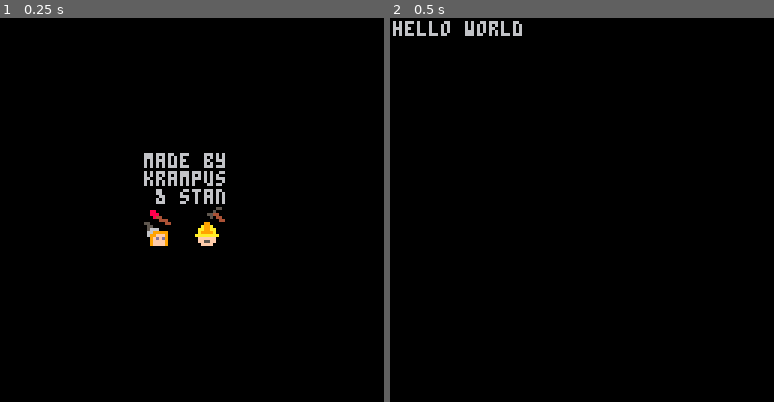
Above: before the commit, frames 1-2 (left to right).
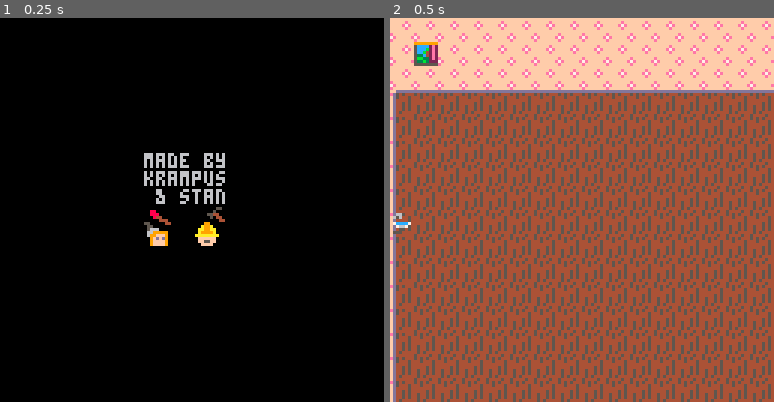
Above: after the commit, the same moments.

Repository: StanTheCarpenter/handle-with-care
Game: PICO-8 cartridge handlewithcare.p8
Same seed, same stepped clock (60 frames per second), same inputs: the game is played once before the commit and once after it.
Inputs:
- Up to frame 1 (0.25 s): no input
- Up to frame 2 (0.5 s): tap X (X key) at 0.33 s

Frame 1 is identical in both runs. In frame 2, 100% of the frame differs, in the area x 0-100%, y 0-100%.

Commit message:
Update handlewithcare.p8
draw map & item logic

Diff:
--- a/handlewithcare.p8
+++ b/handlewithcare.p8
@@ -85,8 +85,26 @@
 
 function game.draw()
 	cls()
-	print("hello world",1,1)
+	map(0,0)
+	for k,v in pairs(items) do
+		spr(v.img,v.x,v.y)
+	end
 end
+-->8
+--items
+
+items = {}
+
+items[1] = {
+	img = 33,
+	x = 1,
+	y = 8*8,
+	act = function() water+=1 end
+	}
+-->8
+--player
+player = {}
+player.water = 0
 __gfx__
 0000000099999999ffffffffddddddddffddddddfd44444454444544776666770000000000000000000000000000000000000000000000000000000000000000
 000000005cccc2e2fffffeff54545444ed545444ed54544454545444766666670000000000000000000000000000000000000000000000000000000000000000
@@ -134,14 +152,23 @@
 00000ff55ff0000000000000000000000000000000000000000009ffff9000000000000000000000000000000000000000000000000000000000000000000000
 000000ffff00000000000000000000000000000000000000000009ffff9000000000000000000000000000000000000000000000000000000000000000000000
 __map__
-0000000202020202020000000000000000000000000000000000000000000000000000000000000000000000000000000000000000000000000000000000000000000000000000000000000000000000000000000000000000000000000000000000000000000000000000000000000000000000000000000000000000000000
-0000000201020202020010001100120013003033373b00000000000000000000000000000000000000000000000000000000000000000000000000000000000000000000000000000000000000000000000000000000000000000000000000000000000000000000000000000000000000000000000000000000000000000000
-0000000202020202020000000000000000003134383c00000000000000000000000000000000000000000000000000000000000000000000000000000000000000000000000000000000000000000000000000000000000000000000000000000000000000000000000000000000000000000000000000000000000000000000
-0000000403030307030014001500160017003235390000000000000000000000000000000000000000000000000000000000000000000000000000000000000000000000000000000000000000000000000000000000000000000000000000000000000000000000000000000000000000000000000000000000000000000000
-00000005060606060600200021002200230000363a0000000000000000000000000000000000000000000000000000000000000000000000000000000000000000000000000000000000000000000000000000000000000000000000000000000000000000000000000000000000000000000000000000000000000000000000
-0000000506060606060000000000000000000000000000000000000000000000000000000000000000000000000000000000000000000000000000000000000000000000000000000000000000000000000000000000000000000000000000000000000000000000000000000000000000000000000000000000000000000000
-0000000506060606060024002500260027000000000000000000000000000000000000000000000000000000000000000000000000000000000000000000000000000000000000000000000000000000000000000000000000000000000000000000000000000000000000000000000000000000000000000000000000000000
-0000000506060606060000000000000000000000000000000000000000000000000000000000000000000000000000000000000000000000000000000000000000000000000000000000000000000000000000000000000000000000000000000000000000000000000000000000000000000000000000000000000000000000
+0202020202020202020202020202020200000000000000000000000000000000000000000000000000000000000000000000000000000000000000000000000000000000000000000000000000000000000000000000000000000000000000000000000000000000000000000000000000000000000000000000000000000000
+0201020202020202020202020202020213003033373b00000000000000000000000000000000000000000000000000000000000000000000000000000000000000000000000000000000000000000000000000000000000000000000000000000000000000000000000000000000000000000000000000000000000000000000
+0202020202020202020202020202020200003134383c00000000000000000000000000000000000000000000000000000000000000000000000000000000000000000000000000000000000000000000000000000000000000000000000000000000000000000000000000000000000000000000000000000000000000000000
+0403030303030303030303030303030317003235390000000000000000000000000000000000000000000000000000000000000000000000000000000000000000000000000000000000000000000000000000000000000000000000000000000000000000000000000000000000000000000000000000000000000000000000
+05060606060606060606060606060606230000363a0000000000000000000000000000000000000000000000000000000000000000000000000000000000000000000000000000000000000000000000000000000000000000000000000000000000000000000000000000000000000000000000000000000000000000000000
+0506060606060606060606060606060600000000000000000000000000000000000000000000000000000000000000000000000000000000000000000000000000000000000000000000000000000000000000000000000000000000000000000000000000000000000000000000000000000000000000000000000000000000
+0506060606060606060606060606060627000000000000000000000000000000000000000000000000000000000000000000000000000000000000000000000000000000000000000000000000000000000000000000000000000000000000000000000000000000000000000000000000000000000000000000000000000000
+0506060606060606060606060606060600000000000000000000000000000000000000000000000000000000000000000000000000000000000000000000000000000000000000000000000000000000000000000000000000000000000000000000000000000000000000000000000000000000000000000000000000000000
+0506060606060606060606060606060600000000000000000000000000000000000000000000000000000000000000000000000000000000000000000000000000000000000000000000000000000000000000000000000000000000000000000000000000000000000000000000000000000000000000000000000000000000
+0506060606060606060606060606060600000000000000000000000000000000000000000000000000000000000000000000000000000000000000000000000000000000000000000000000000000000000000000000000000000000000000000000000000000000000000000000000000000000000000000000000000000000
+0506060606060606060606060606060600000000000000000000000000000000000000000000000000000000000000000000000000000000000000000000000000000000000000000000000000000000000000000000000000000000000000000000000000000000000000000000000000000000000000000000000000000000
+0506060606060606060606060606060600000000000000000000000000000000000000000000000000000000000000000000000000000000000000000000000000000000000000000000000000000000000000000000000000000000000000000000000000000000000000000000000000000000000000000000000000000000
+0506060606060606060606060606060600000000000000000000000000000000000000000000000000000000000000000000000000000000000000000000000000000000000000000000000000000000000000000000000000000000000000000000000000000000000000000000000000000000000000000000000000000000
+0506060606060606060606060606060600000000000000000000000000000000000000000000000000000000000000000000000000000000000000000000000000000000000000000000000000000000000000000000000000000000000000000000000000000000000000000000000000000000000000000000000000000000
+0506060606060606060606060606060600000000000000000000000000000000000000000000000000000000000000000000000000000000000000000000000000000000000000000000000000000000000000000000000000000000000000000000000000000000000000000000000000000000000000000000000000000000
+0506060606060606060606060606060600000000000000000000000000000000000000000000000000000000000000000000000000000000000000000000000000000000000000000000000000000000000000000000000000000000000000000000000000000000000000000000000000000000000000000000000000000000
+0506060606060606060606060606060600000000000000000000000000000000000000000000000000000000000000000000000000000000000000000000000000000000000000000000000000000000000000000000000000000000000000000000000000000000000000000000000000000000000000000000000000000000
 
 
 
